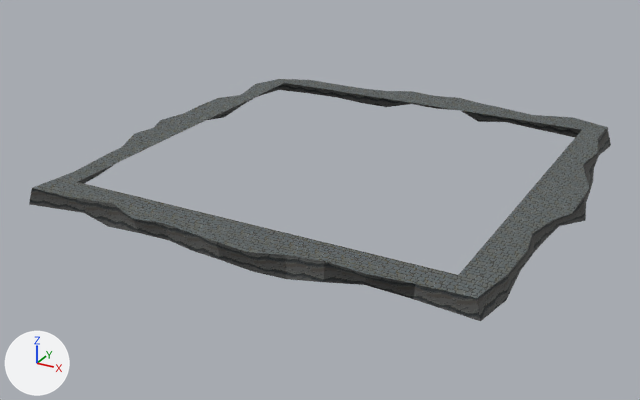
A saved change to the glTF model ArenaTaticaUnity/Assets/ArenaTatica/Resources/Models/Mapa/pedreira/entorno_16.glb.
Camera for both pictures: a 50 mm lens placed at (16.3, -32.3, 13.6), pointed at (-0.8, -1.1, -2.0). Arrows for +X, +Y and +Z are at lower left; the lights stay in place. The picture after the commit comes second.

The first picture shows 'pedreira_entorno_16'.
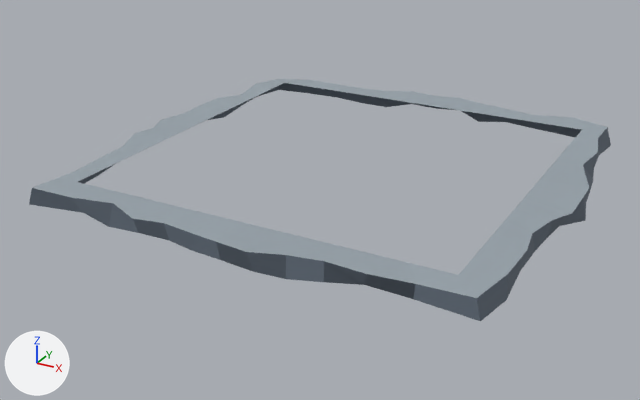
Where the change shows, as pixel boxes [x1, y1, x2, y2] in the pictures (640 x 400 px):
'pedreira_entorno_16', surface changed (lighter): [29, 79, 611, 321] in both

Edits to the bpy script that builds the scene:
```text
Change mat_pedreira_grama_a:
    where n0 = _N.new('ShaderNodeBsdfPrincipled'); n0.name = 'Principled BSDF'
    n0.inputs[2].default_value: 0.9 -> 0.88  # 'Roughness'
    where n2 = _N.new('ShaderNodeMix'); n2.name = 'Mix'
    add n2.inputs[7].default_value = (0.31, 0.36, 0.4, 1.0)  # 'B', grey #97a2aa
    remove n4 = _N.new('ShaderNodeTexImage'); n4.name = 'Image Texture'
    remove n4.image = img_pedreira_grama_a
    remove n4.interpolation = 'Closest'
    where n3 = _N.new('ShaderNodeVertexColor'); n3.name = 'Color Attribute'
    remove _L.new(n3.outputs[0], n2.inputs[7])  # 'Color' to 'B'
    remove _L.new(n4.outputs[0], n2.inputs[6])  # 'Color' to 'A'
    add _L.new(n3.outputs[0], n2.inputs[6])  # 'Color' to 'A'
Change mat_pedreira_terra:
    where n0 = _N.new('ShaderNodeBsdfPrincipled'); n0.name = 'Principled BSDF'
    n0.inputs[2].default_value: 0.9 -> 0.88  # 'Roughness'
    where n2 = _N.new('ShaderNodeMix'); n2.name = 'Mix'
    add n2.inputs[7].default_value = (0.12, 0.15, 0.19, 1.0)  # 'B', greyish blue #616c79
    remove n4 = _N.new('ShaderNodeTexImage'); n4.name = 'Image Texture'
    remove n4.image = img_pedreira_terra
    remove n4.interpolation = 'Closest'
    where n3 = _N.new('ShaderNodeVertexColor'); n3.name = 'Color Attribute'
    remove _L.new(n3.outputs[0], n2.inputs[7])  # 'Color' to 'B'
    remove _L.new(n4.outputs[0], n2.inputs[6])  # 'Color' to 'A'
    add _L.new(n3.outputs[0], n2.inputs[6])  # 'Color' to 'A'
```
